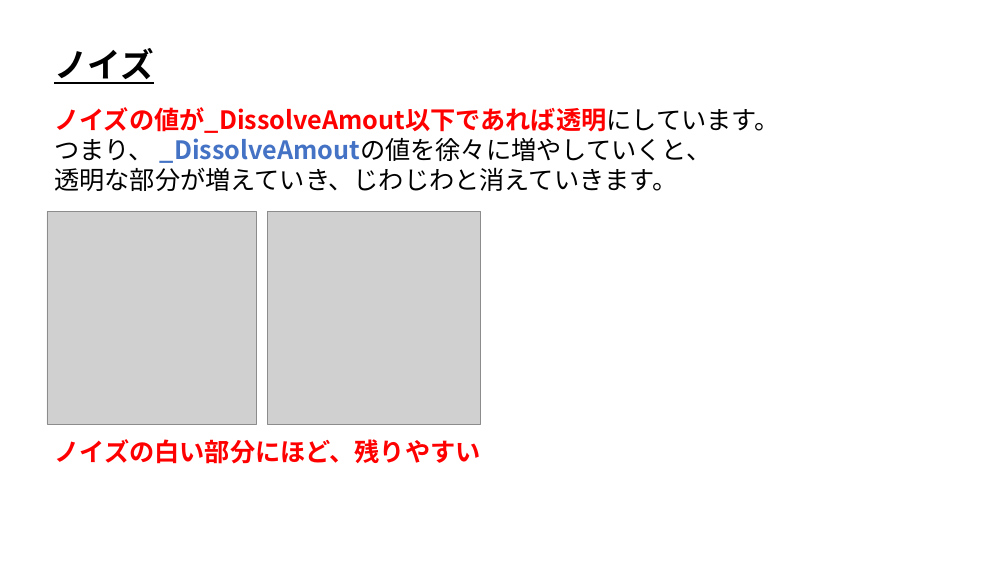
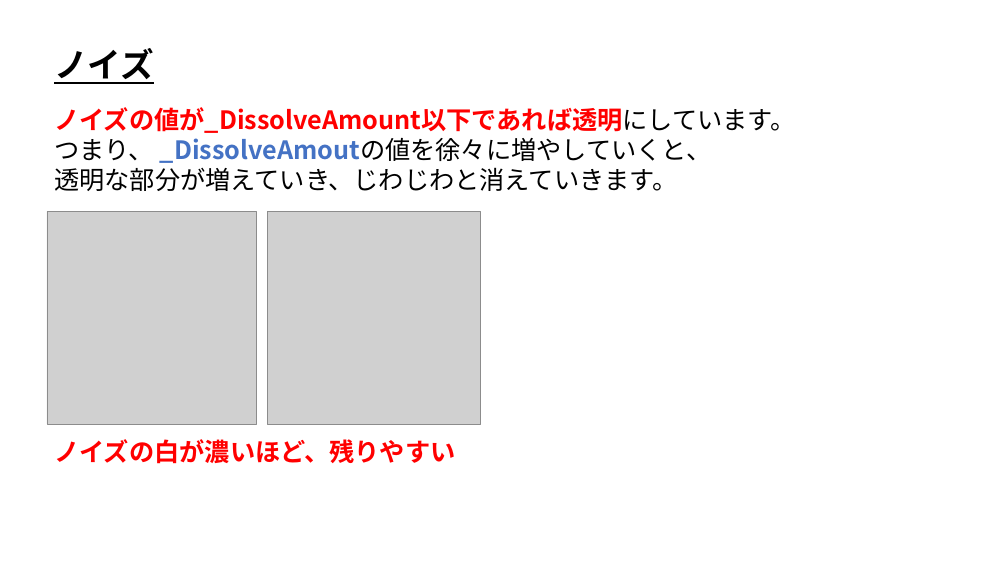
Before and after one commit to ArakiYusuke-Ohara/Textbook, a slide deck: slide 17 of ゲーム科2年/01_後期/ゲームプログラミング応用Ⅰ/06_ノイズ.pptx. Drawn at 1008x567 pixels with LibreOffice and Linux fonts; fonts in the diff are those of the drawing; grey boxes stand for pictures. Boxes give left, top, right and bottom in pixels: in the first picture for what was removed or moved away, otherwise in the second. Text is boxed around its words. In the diff, an @@ line names an element or a change of style, - is before the commit and + after.

```diff
--- a/ゲーム科2年/01_後期/ゲームプログラミング応用Ⅰ/06_ノイズ.pptx
+++ b/ゲーム科2年/01_後期/ゲームプログラミング応用Ⅰ/06_ノイズ.pptx
@@ text at (x1=54, y1=107, x2=796, y2=133): text changed @@
-ノイズの値が_DissolveAmout以下であれば透明にしています。
+ノイズの値が_DissolveAmount以下であれば透明にしています。
@@ text at (x1=54, y1=439, x2=455, y2=464): text changed @@
-ノイズの白い部分にほど、残りやすい
+ノイズの白が濃いほど、残りやすい
```
Also in this commit, not shown: 1 other file.
